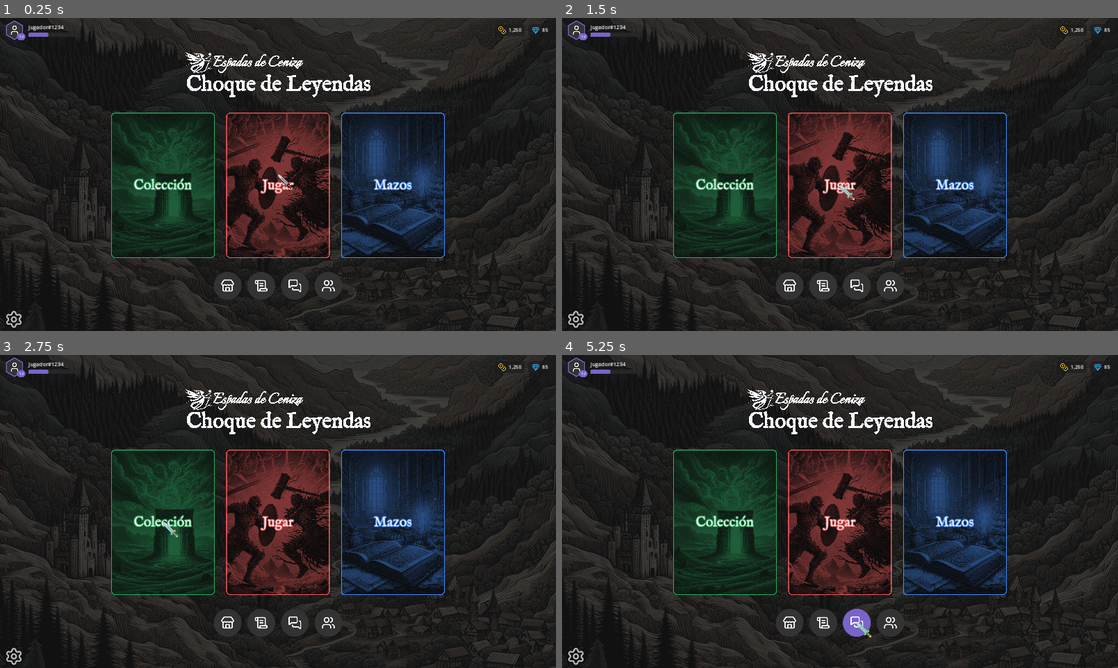
Above: before the commit, frames 1-4 (two rows, left to right).
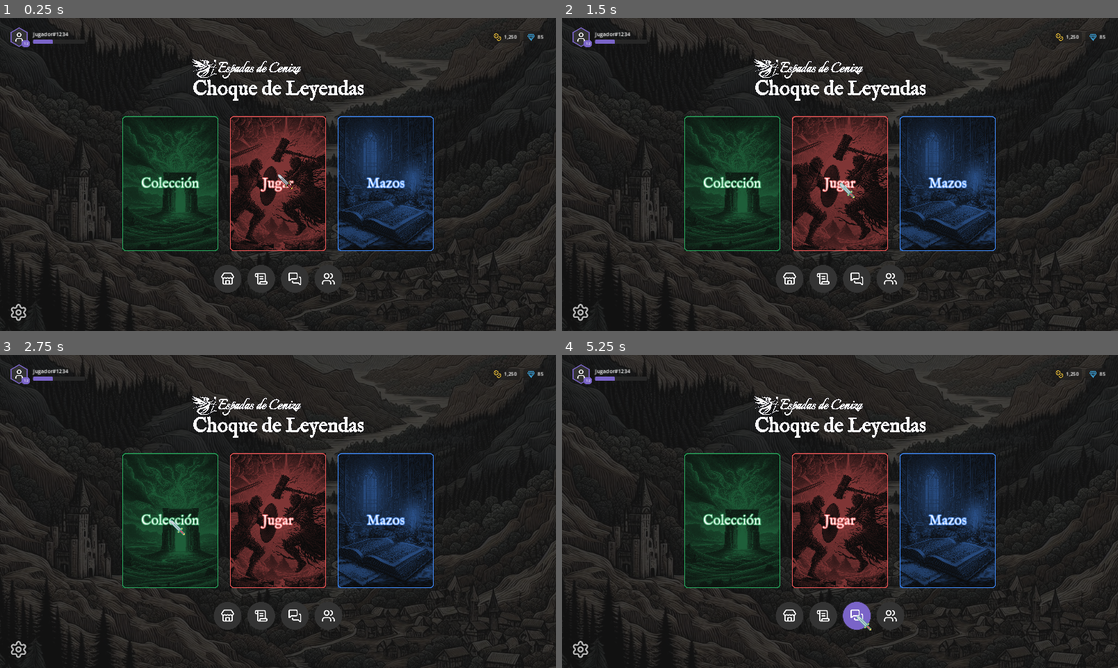
Above: after the commit, the same moments.

Repository: Bildurre/choque_de_leyendas_vg
Game: Godot game, scene res://screens/main_menu/main_menu_desktop.tscn
Two runs of this game, one before a commit and one after it. Both use one fixed random seed, a clock stepped at 60 frames per second and the inputs below.
Inputs (mouse positions are in pixels of both pictures, inside the frame that each line leads up to; where the layout moved, square brackets give the same spot in the first picture):
- Up to frame 1 (0.25 s): no input
- Up to frame 2 (1.5 s): click "Jugar" at 0.5 s; click "Jugar" at 1.25 s
- Up to frame 3 (2.75 s): click "Colección" at 2 s
- Up to frame 4 (5.25 s): click "Mazos" at 2.75 s; click (789, 614) [789, 624] at 3.5 s; click (823, 614) [823, 624] at 4.25 s; click (856, 614) [856, 624] at 5 s

The runs differ from the first frame. In frame 1, 13% of the frame differs, in the area x 1-99%, y 0-100%; in frame 2, 13%; in frame 3, 13%; in frame 4, 13%.

Commit message:
Increase menu bar padding to 32px with reduced inner edges
- TopBar: 32px all sides except bottom = 8px
- BottomBar: 32px all sides except top = 8px

https://claude.ai/code/session_0176j4sJi8nNgewyZfevnuDY

Diff:
--- a/screens/main_menu/main_menu_desktop.tscn
+++ b/screens/main_menu/main_menu_desktop.tscn
@@ -47,17 +47,17 @@
 
 [sub_resource type="StyleBoxFlat" id="StyleBoxFlat_topbar"]
 bg_color = Color(0.0, 0.0, 0.0, 0.0)
-content_margin_left = 16.0
-content_margin_top = 8.0
-content_margin_right = 16.0
+content_margin_left = 32.0
+content_margin_top = 32.0
+content_margin_right = 32.0
 content_margin_bottom = 8.0
 
 [sub_resource type="StyleBoxFlat" id="StyleBoxFlat_bottombar"]
 bg_color = Color(0.0, 0.0, 0.0, 0.0)
-content_margin_left = 16.0
+content_margin_left = 32.0
 content_margin_top = 8.0
-content_margin_right = 16.0
-content_margin_bottom = 8.0
+content_margin_right = 32.0
+content_margin_bottom = 32.0
 
 [sub_resource type="StyleBoxFlat" id="StyleBoxFlat_lvlbadge"]
 bg_color = Color(0.478, 0.392, 0.784, 1)
